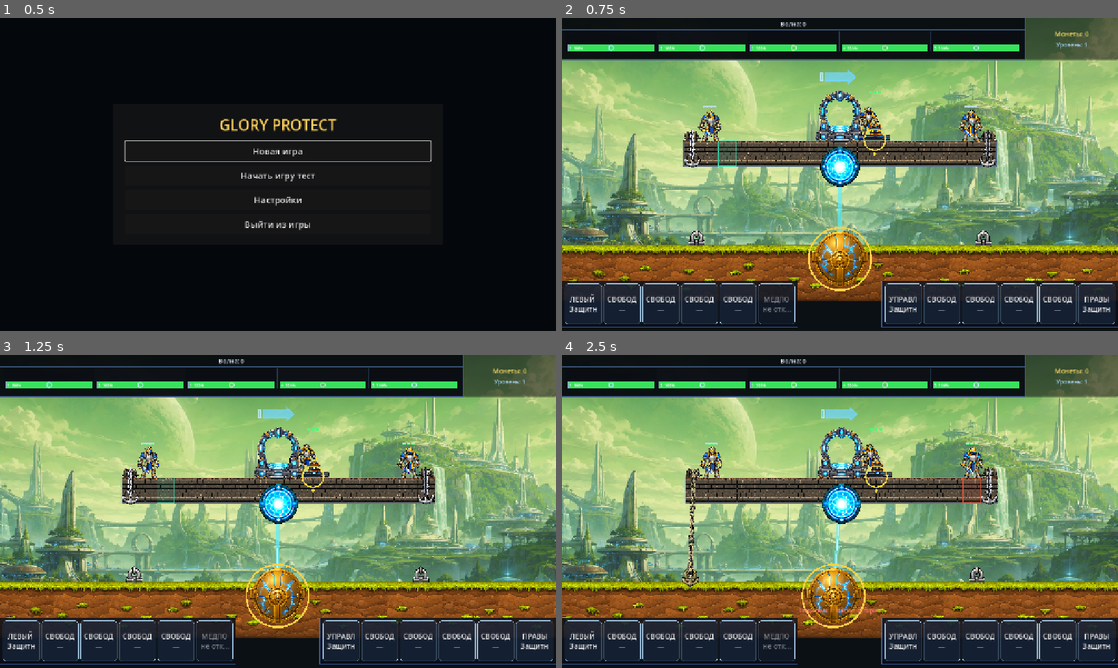
Above: before the commit, frames 1-4 (two rows, left to right).
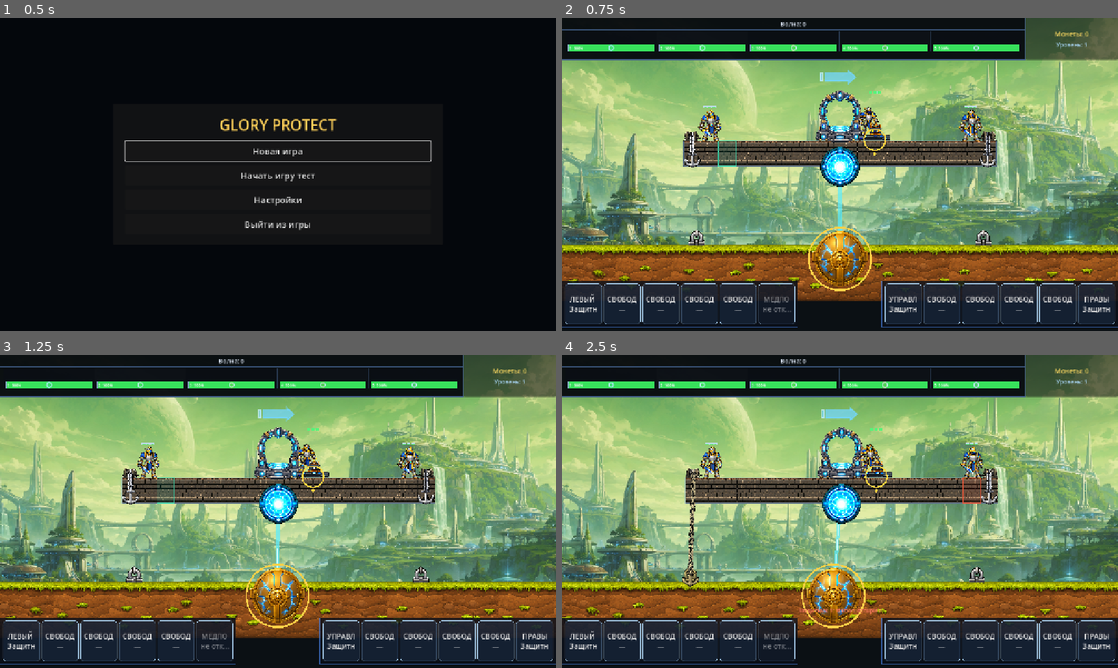
Above: after the commit, the same moments.

Repository: bageus/GloryProtect
Game: Godot game, scene res://scenes/app/app_shell.tscn
Same seed, same stepped clock (60 frames per second), same inputs: the game is played once before the commit and once after it.
Inputs (mouse positions are in pixels of both pictures, inside the frame that each line leads up to):
- Up to frame 1 (0.5 s): no input
- Up to frame 2 (0.75 s): click "Новая игра" at 0.5 s
- Up to frame 3 (1.25 s): no input
- Up to frame 4 (2.5 s): tap Enter (ui_accept) at 1.25, 1.52 s; move the mouse to (962, 495) at 1.27 s; hold X (gp_assign_right_anchor) 1.28-2 s; hold 1 (gp_anchor_1) 1.28-2 s; click (962, 495) at 1.42 s; drag from (728, 527) to (812, 574) at 2.02 s

Frame 1 is identical in both runs. In frame 2, 0.1% of the frame differs, in the area x 23-77%, y 35-46%; in frame 3, 0.1%; in frame 4, 0.3%, in the area x 22-78%, y 35-72%.

Commit message:
Fit chain tiles to anchor sockets

Diff:
--- a/scripts/anchors/anchor_visual_controller_polished.gd
+++ b/scripts/anchors/anchor_visual_controller_polished.gd
@@ -29,15 +29,14 @@
 	"res://visual/objects/asset_winch_04.png"
 )
 
-# Requested follow-up scale: 15% larger than the previous 0.42 value.
+# Winch scale is independent of platform-cell width; wide assets may cross cell bounds.
 const WINCH_SCALE_MULTIPLIER := 0.483
 const ANCHOR_CHAIN_ATTACH_DEPTH := 14.0
 const GROUND_CLAMP_OFFSET := Vector2(0.0, 2.0)
 const WINCH_CHAIN_EXIT_OFFSET := Vector2(0.0, -2.0)
 const WINCH_CHAIN_EXIT_HEIGHT_RATIO := 0.5
 const STOWED_CHAIN_LENGTH := 38.0
-const CHAIN_ENDPOINT_OVERLAY_LENGTH := 20.0
-const CHAIN_ENDPOINT_OVERDRAW := 5.0
+const CHAIN_SOCKET_OVERLAP_RATIO := 1.0 / 3.0
 
 
 func _init() -> void:
@@ -68,7 +67,7 @@
 func _draw() -> void:
 	if _store == null:
 		return
-	# Winches are drawn first so the chain can visually overlap their drum/body.
+	# Winches stay below the chain, while socket fitting limits the overlap to 1/3 tile.
 	if draw_winch_posts:
 		_draw_winch_posts()
 	for anchor: AnchorRuntime in _store.get_all():
@@ -84,6 +83,21 @@
 
 func get_anchor_chain_attach_depth_for_tests() -> float:
 	return ANCHOR_CHAIN_ATTACH_DEPTH
+
+
+func get_chain_socket_overlap_ratio_for_tests() -> float:
+	return CHAIN_SOCKET_OVERLAP_RATIO
+
+
+func get_chain_socket_overlap_depth_for_tests() -> float:
+	return _get_chain_tile_draw_height() * CHAIN_SOCKET_OVERLAP_RATIO
+
+
+func get_chain_socket_segment_for_tests(
+	start: Vector2,
+	finish: Vector2
+) -> PackedVector2Array:
+	return _get_socket_fitted_chain_endpoints(start, finish)
 
 
 func get_clamp_connection_point_for_tests(ground: Vector2) -> Vector2:
@@ -198,22 +212,72 @@
 
 
 func _draw_stowed_anchor(anchor: AnchorRuntime, start: Vector2) -> void:
-	super._draw_stowed_anchor(anchor, start)
 	var top := start + Vector2(0.0, stowed_chain_length)
 	var tint := Color.WHITE if bool(_is_operator_available.call(anchor.side)) else Color(0.68, 0.7, 0.72, 1.0)
-	_draw_chain_endpoint_overlay(start, top, tint)
+	_draw_anchor_asset(top, tint)
+	_draw_socket_fitted_chain(
+		start,
+		top,
+		tint,
+		Color(1.0, 0.95, 0.72, 1.0)
+	)
 
 
 func _draw_installing_anchor(anchor: AnchorRuntime, start: Vector2) -> void:
-	super._draw_installing_anchor(anchor, start)
-	var target := _get_clamp_connection_point(anchor.target_ground_point)
+	var ground := anchor.target_ground_point
+	var target := _get_clamp_connection_point(ground)
 	var ratio := clampf(
 		anchor.operation_progress / maxf(_balance.install_duration, 0.01),
 		0.0,
 		1.0
 	)
 	var top := start.lerp(target, ratio)
-	_draw_chain_endpoint_overlay(start, top, Color(0.92, 0.82, 0.55, 1.0))
+	var tint := Color(0.92, 0.82, 0.55, 1.0)
+	_draw_clamp(ground, _get_clamp_tint(anchor))
+	_draw_anchor_asset(top, tint)
+	_draw_socket_fitted_chain(
+		start,
+		top,
+		tint,
+		Color(1.0, 0.93, 0.62, 1.0)
+	)
+
+
+func _draw_attached_anchor(
+	anchor: AnchorRuntime,
+	start: Vector2,
+	ground: Vector2
+) -> void:
+	var ratio := _get_durability_ratio(anchor)
+	var color := Color(0.92, 0.75, 0.36)
+	if ratio <= _balance.rope_critical_ratio:
+		var pulse := 0.5 + 0.5 * sin(
+			_warning_elapsed * _balance.rope_warning_pulse_speed
+		)
+		color = Color(1.0, 0.08, 0.04).lerp(Color(1.0, 0.65, 0.12), pulse)
+	elif ratio <= _balance.rope_damaged_ratio:
+		color = Color(1.0, 0.42, 0.08)
+	if anchor.state == AnchorRuntime.State.OVERLOADED:
+		var overload_pulse := 0.5 + 0.5 * sin(
+			_warning_elapsed * _balance.rope_warning_pulse_speed * 1.4
+		)
+		color = Color(1.0, 0.05, 0.03).lerp(
+			Color(1.0, 0.35, 0.08),
+			overload_pulse
+		)
+	var target := _get_clamp_connection_point(ground)
+	_draw_clamp(ground, Color.WHITE)
+	if _uses_turbo_fastening_assets():
+		_draw_anchor_asset(target, Color.WHITE)
+	_draw_socket_fitted_chain(
+		start,
+		target,
+		color,
+		Color(1.0, 0.88, 0.48, 1.0)
+	)
+	_draw_durability_meter(start.lerp(target, 0.5), ratio, color)
+	if is_electric_visual_active(anchor.anchor_id):
+		_draw_electric_arcs(start, target, anchor.anchor_id)
 
 
 func _draw_returning_anchor(
@@ -221,7 +285,6 @@
 	start: Vector2,
 	ground: Vector2
 ) -> void:
-	super._draw_returning_anchor(anchor, start, ground)
 	var ratio := clampf(
 		anchor.operation_progress / maxf(_balance.return_duration, 0.01),
 		0.0,
@@ -229,20 +292,64 @@
 	)
 	var source := _get_clamp_connection_point(ground)
 	var top := source.lerp(start + Vector2(0.0, stowed_chain_length), ratio)
-	_draw_chain_endpoint_overlay(start, top, Color(0.85, 0.76, 0.46))
-
-
-func _draw_chain_endpoint_overlay(start: Vector2, finish: Vector2, tint: Color) -> void:
+	var color := Color(0.85, 0.76, 0.46)
+	_draw_clamp(ground, Color.WHITE)
+	_draw_anchor_asset(top, color.lightened(0.12))
+	_draw_socket_fitted_chain(
+		start,
+		top,
+		color,
+		Color(0.98, 0.86, 0.52, 1.0)
+	)
+
+
+func _draw_socket_fitted_chain(
+	start: Vector2,
+	finish: Vector2,
+	tint: Color,
+	reinforced_tint: Color
+) -> void:
+	var endpoints: PackedVector2Array = _get_socket_fitted_chain_endpoints(
+		start,
+		finish
+	)
+	if endpoints.size() != 2:
+		return
+	_draw_chain_links(endpoints[0], endpoints[1], tint)
+	if is_reinforced_chain_visual_active():
+		_draw_reinforced_chain_overlay(
+			endpoints[0],
+			endpoints[1],
+			reinforced_tint
+		)
+
+
+func _get_socket_fitted_chain_endpoints(
+	start: Vector2,
+	finish: Vector2
+) -> PackedVector2Array:
 	var segment := finish - start
 	var length := segment.length()
 	if length <= 0.01:
-		return
+		return PackedVector2Array()
 	var direction := segment / length
-	var overlay_start := finish - direction * minf(CHAIN_ENDPOINT_OVERLAY_LENGTH, length)
-	var overlay_finish := finish + direction * CHAIN_ENDPOINT_OVERDRAW
-	_draw_chain_links(overlay_start, overlay_finish, tint)
-	if is_reinforced_chain_visual_active():
-		_draw_reinforced_chain_overlay(overlay_start, overlay_finish, tint)
+	var tile_height: float = _get_chain_tile_draw_height()
+	var overlap_depth := tile_height * CHAIN_SOCKET_OVERLAP_RATIO
+	var center_inset := maxf(tile_height * 0.5 - overlap_depth, 0.0)
+	var safe_inset := minf(center_inset, length * 0.45)
+	return PackedVector2Array([
+		start + direction * safe_inset,
+		finish - direction * safe_inset,
+	])
+
+
+func _get_chain_tile_draw_height() -> float:
+	if not _is_rect_drawable(_chain_source_rect):
+		return chain_tile_height
+	return TextureRegionLayout.fit_height(
+		_chain_source_rect.size,
+		chain_tile_height
+	).y
 
 
 func _draw_anchor_texture_at_top(
